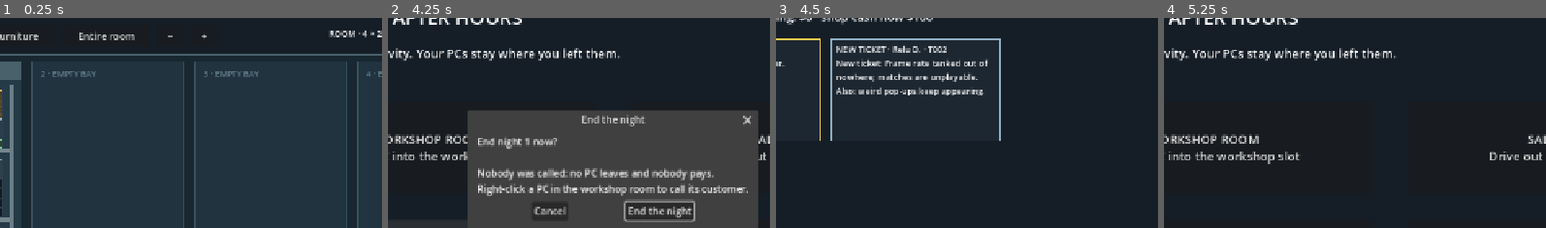
Above: before the commit, frames 1-4 (left to right).
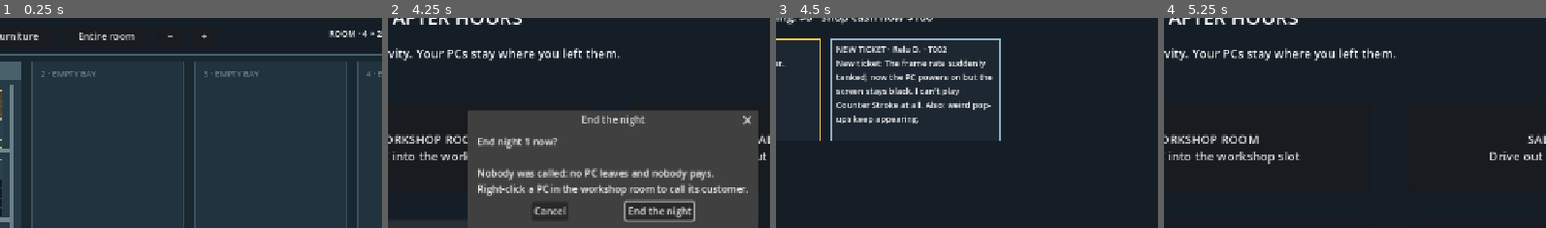
Above: after the commit, the same moments.

Repository: 123rearearcode/nighshift_real
Game: Godot game, scene res://scenes/storage.tscn
Two runs of this game, one before a commit and one after it. Both use one fixed random seed, a clock stepped at 60 frames per second and the inputs below. This scene is started directly instead of the project's main scene.
Inputs:
- Up to frame 1 (0.25 s): no input
- Up to frame 2 (4.25 s): click "← Activities" at 0.5 s; click "END THE NIGHT · 22:00 Night 1…" at 1.25 s; click "WORKSHOP ROOM Drag a PC into …" at 2 s; click "SALVAGE DUMP Drive out and se…" at 2.75 s; click "SHOP Buy tool upgrades" at 3.5 s
- Up to frame 3 (4.5 s): click "End the night" at 4.25 s
- Up to frame 4 (5.25 s): click "Start night 2" at 5 s
The pictures show only the part of the screen within x 20-70%, y 12-62%; the shares and areas given below are measured in that part.

Frames 1-2 are identical in both runs. In frame 3, 3.1% of the frame differs, in the area x 15-57%, y 19-51%; in frame 4, nothing differs.

Commit message:
0.47.0: apply Codex's PR 58 answers (Relu complaint, suitable test spares)
Co-Authored-By: Claude Opus 5.5 <noreply@anthropic.com>
Claude-Session: https://claude.ai/code/session_01RRHyDEgCNWig31UsohEBJ7

Diff:
--- a/scripts/data/customers.gd
+++ b/scripts/data/customers.gd
@@ -41,7 +41,7 @@
             "profession": "gamer",
             "persona": "Chatty, knows benchmark numbers by heart, no patience for stutter.",
             "about": "Economics student; plays ranked matches every evening. A regular at the shop since his first build.",
-            "complaint": "Frame rate tanked out of nowhere; matches are unplayable.",
+            "complaint": "The frame rate suddenly tanked; now the PC powers on but the screen stays black. I can't play Counter Stroke at all.",   # 0.47.0: matches his boot symptom (Codex, PR #58)
             "uses": "Counter Stroke 2 every evening; wants it smooth.",
             "habits": "Opens the case himself, watches temperatures and clock speeds. Would spot a swapped part or old paste in a week.",
             "patience": "Can wait two days, not three.",
--- a/scripts/rules/diagnosis.gd
+++ b/scripts/rules/diagnosis.gd
@@ -10,6 +10,10 @@
 #   3 COMPARED    only a controlled change shows it (an owned known-good part swapped in)
 # A condition's level is the cheapest path the player can take NOW. A path that needs the PC to start
 # is open once every start-blocking condition is itself solvable (a masking fault, addressed first).
+# Codex (PR #58): these are provisional INTERNAL evidence-path labels, not approved difficulty tiers and
+# not a player-facing selector. Nor is this a finished solvability proof for generated tickets: the 3.5
+# generator stays behind its own design/validation gate. A known-good swap here at least needs a spare
+# that suits the PC (the PSU must power it), not just a part of the right kind.
 extends RefCounted
 
 const Ids = preload("res://scripts/data/ids.gd")
@@ -25,9 +29,10 @@
 
 
 # What the player can use: {"stock": {kind: count of working, available owned parts},
-# "games": [owned game ids], "money": shop cash}. Built by GameState.diagnosis_capabilities().
-static func capabilities(stock: Dictionary, games: Array, money: int) -> Dictionary:
-    return {"stock": stock, "games": games, "money": money}
+# "models": {kind: [catalogue ids of those parts]}, "games": [owned game ids], "money": shop cash}.
+# Built by GameState.diagnosis_capabilities(). Without "models", only the counts are checked.
+static func capabilities(stock: Dictionary, games: Array, money: int, models: Dictionary = {}) -> Dictionary:
+    return {"stock": stock, "models": models, "games": games, "money": money}
 
 
 # Each live condition of the job with its evidence paths. A path is {"test", "level", "needs": {...},
@@ -74,9 +79,29 @@
     return {"test": test, "level": level, "needs": needs, "boots": boots}
 
 
-static func _open(path: Dictionary, caps: Dictionary) -> bool:
+# Would this owned model, swapped into the first GPU slot / onto the cooler mount, give a PC that can
+# start? (The PSU must power it; a cooler must be a cooler.) Uses the existing build rules only.
+static func suits(job: Dictionary, kind: String, model: String) -> bool:
+    var trial: Dictionary = job.duplicate(true)
+    var replaced: Dictionary = trial.get("service_replacements", {}) if trial.get("service_replacements", {}) is Dictionary else {}
+    replaced[kind] = "model:" + model
+    trial["service_replacements"] = replaced
+    for key: String in ["broken_parts", "removed_parts", "damaged_parts"]:
+        var list: Array = (trial.get(key, []) as Array).duplicate() if trial.get(key, []) is Array else []
+        list.erase(kind)
+        trial[key] = list
+    var s: Dictionary = PcBuild.effective(trial)
+    if kind == Ids.GPU: return (PcBuild.effective_parts(trial)["gpus"] as Array).has(model) and bool(s["powered"])
+    if kind == Ids.COOLER: return str(PcBuild.effective_parts(trial)["cooler"]) == model and int(s["cooler_w"]) > 0
+    return true
+
+
+static func _open(path: Dictionary, caps: Dictionary, job: Dictionary = {}) -> bool:
     var needs: Dictionary = path["needs"]
     if needs.has("stock") and int((caps.get("stock", {}) as Dictionary).get(str(needs["stock"]), 0)) <= 0: return false
+    if needs.has("stock") and caps.get("models", {}) is Dictionary and (caps["models"] as Dictionary).has(str(needs["stock"])):
+        var fits: Array = (caps["models"][str(needs["stock"])] as Array).filter(func(m: Variant) -> bool: return suits(job, str(needs["stock"]), str(m)))
+        if fits.is_empty(): return false
     if needs.has("game") and (caps.get("games", []) as Array).is_empty(): return false
     if needs.has("money") and int(caps.get("money", 0)) < int(needs["money"]): return false
     return true
@@ -95,14 +120,14 @@
     for item: Dictionary in found:
         var best: int = UNSOLVABLE
         for path: Dictionary in item["paths"]:
-            if not bool(path["boots"]) and _open(path, caps): best = mini(best, int(path["level"]))
+            if not bool(path["boots"]) and _open(path, caps, job): best = mini(best, int(path["level"]))
         levels[item["id"]] = best
         if _blocks_boot(str(item["id"])) and best == UNSOLVABLE: boot_reachable = false
     var out: Array = []
     for item: Dictionary in found:
         var best: int = int(levels[item["id"]])
         for path: Dictionary in item["paths"]:
-            if bool(path["boots"]) and boot_reachable and _open(path, caps): best = mini(best, int(path["level"]))
+            if bool(path["boots"]) and boot_reachable and _open(path, caps, job): best = mini(best, int(path["level"]))
         out.append({"id": item["id"], "level": best})
     return out
 
--- a/scripts/state/game_state.gd
+++ b/scripts/state/game_state.gd
@@ -1061,9 +1061,16 @@
 # For solvability checks only (diagnosis.gd): what the shop can test with right now.
 func diagnosis_capabilities() -> Dictionary:
     var stock: Dictionary = {}
+    var models: Dictionary = {}
     for record: Dictionary in player_inventory:
-        if stock_available(str(record["uid"])): stock[str(record["kind"])] = int(stock.get(str(record["kind"]), 0)) + 1
-    return {"stock": stock, "games": owned_games.duplicate(), "money": money}
+        if not stock_available(str(record["uid"])): continue
+        var kind: String = str(record["kind"])
+        stock[kind] = int(stock.get(kind, 0)) + 1
+        var model: String = PcBuild.stock_model(record)
+        if model != "":
+            if not models.has(kind): models[kind] = []
+            (models[kind] as Array).append(model)
+    return {"stock": stock, "models": models, "games": owned_games.duplicate(), "money": money}
 
 
 func _note_build(before: Array) -> void:
--- a/tools/test_diagnosis.gd
+++ b/tools/test_diagnosis.gd
@@ -193,6 +193,12 @@
     var blocked: Array = Diagnosis.assess(relu_job, relu_temp, no_gpu)
     check(not Diagnosis.solvable(relu_job, relu_temp, no_gpu) and blocked.filter(func(c: Dictionary) -> bool: return int(c["level"]) == Diagnosis.UNSOLVABLE).size() == 2,
         "without an owned GPU the swap is impossible, and the masked adware cannot be reached either")
+    check((caps["models"][Ids.GPU] as Array).has("gpu_gtx1660") and Diagnosis.suits(relu_job, Ids.GPU, "gpu_gtx1660"), "the starter test GPU suits Relu's PC: its PSU can power it")
+    var too_big: Dictionary = caps.duplicate(true)
+    too_big["models"][Ids.GPU] = ["gpu_rtx5900"]
+    check(not Diagnosis.suits(relu_job, Ids.GPU, "gpu_rtx5900") and not Diagnosis.solvable(relu_job, relu_temp, too_big),
+        "a spare GPU his 450 W PSU cannot power is no known-good test: owning the right kind is not enough")
+    check(str(relu_job["complaint"]).contains("screen stays black") and not str(relu_job["complaint"]).to_lower().contains("gpu"), "Relu's complaint matches his boot symptom without naming the part")
     var marginal: Dictionary = mara_job.duplicate(true)
     marginal["overclock"] = {"mult": 1, "volt": 0}
     var broke: Dictionary = caps.duplicate(true)
Not shown, changed: CHANGELOG.md
Not shown, changed: HANDOFF.md
Not shown, changed: docs/DECISIONS.md
